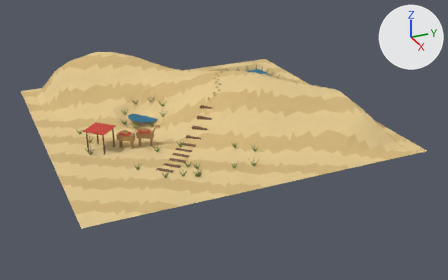
A saved change to the glTF model public/models/landmarks/tottori-dunes.glb.
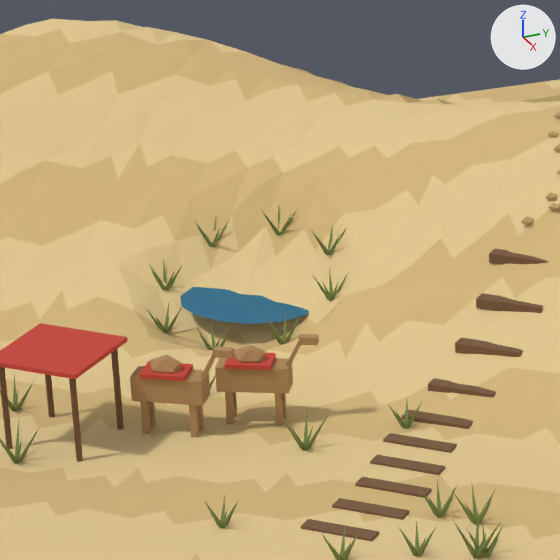
There are two pictures of each version: one whole from a 50 mm lens placed at (38.84, -15.65, 17.3), pointed at (1.71, 1.06, -1.27), one close up on the part from 19% to 48% of the width and 17% to 63% of the height. Lighting does not change. The marker at upper right points along +X, +Y and +Z. The last two pictures show the newer version. Vertices at exactly the same position are counted once.

In view in the first close-up: 'tottori_camel', 'tottori_grass', 'tottori_red', 'tottori_sand', 'tottori_sand2', 'tottori_sea', 'tottori_wood' and 1 more.
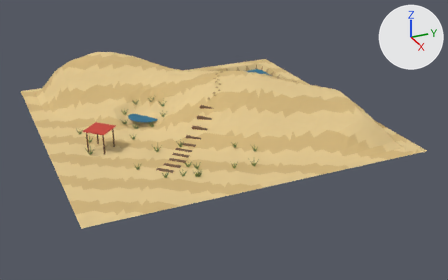
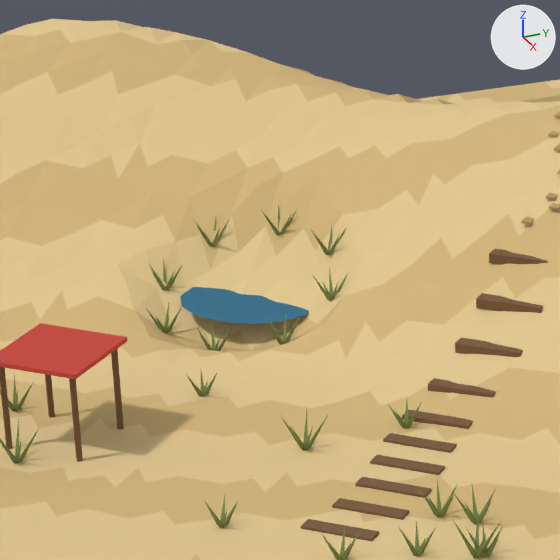
Location of each change, (x1, y1, x2, y2) in pixels of the close-ups (560 x 560 px):
'tottori_camel', deleted (brown)
    before: (130, 334, 319, 438)
'tottori_red', reshaped
    before: (0, 323, 276, 381)
    after: (0, 323, 127, 379)
part 1 of me_tottori_red, deleted (red)
    before: (224, 353, 276, 370)
part 2 of me_tottori_red, deleted (red)
    before: (138, 361, 193, 381)

The change in detail:
me_tottori_red is used by ob_tottori_red; location (0.0, 0.0, 0.0).
me_tottori_red had 24 vertices, 36 faces and spanned x 1.2..3.32, y -8.98..-4.71, z 0.95..1.47.
me_tottori_red now has 8 vertices, 12 faces and spans x 1.2..3.32, y -8.98..-6.86, z 1.4..1.47.
me_tottori_red part 1: the loose piece of 8 vertices spanning x 2.43..3.18, y -5.56..-4.71, z 0.95..1.02 is deleted.
me_tottori_red part 2: the loose piece of 8 vertices spanning x 2.27..3.05, y -6.83..-5.98, z 0.95..1.02 is deleted.
Object 'tottori_camel' (ob_tottori_camel) is deleted.
